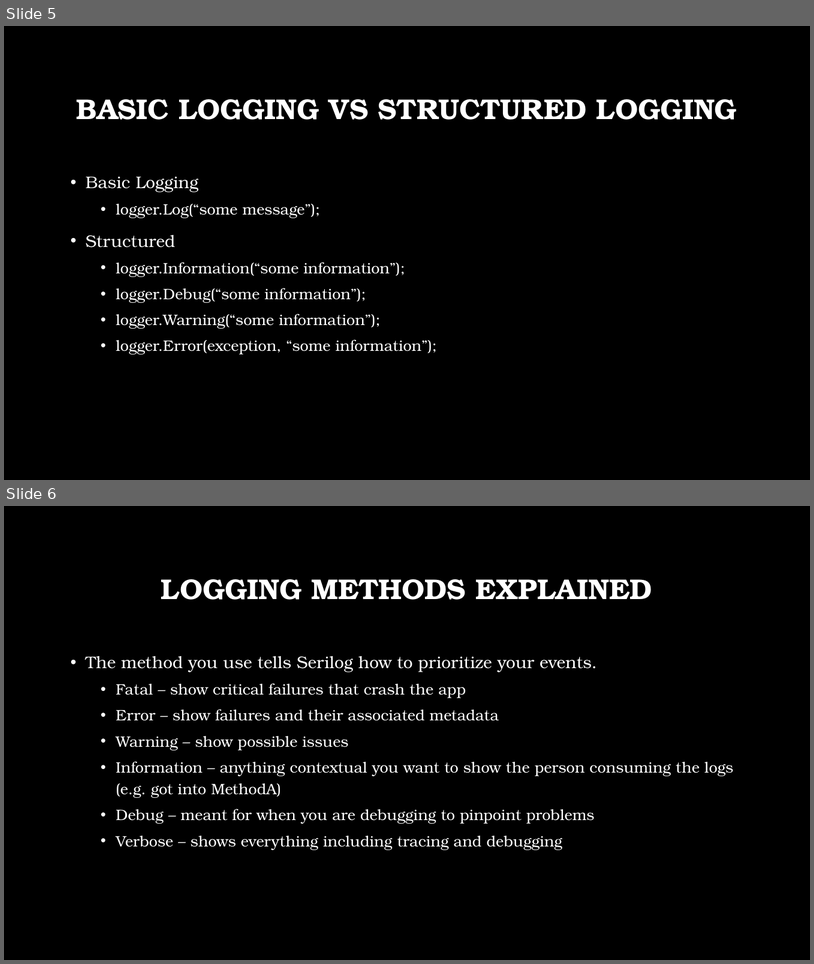
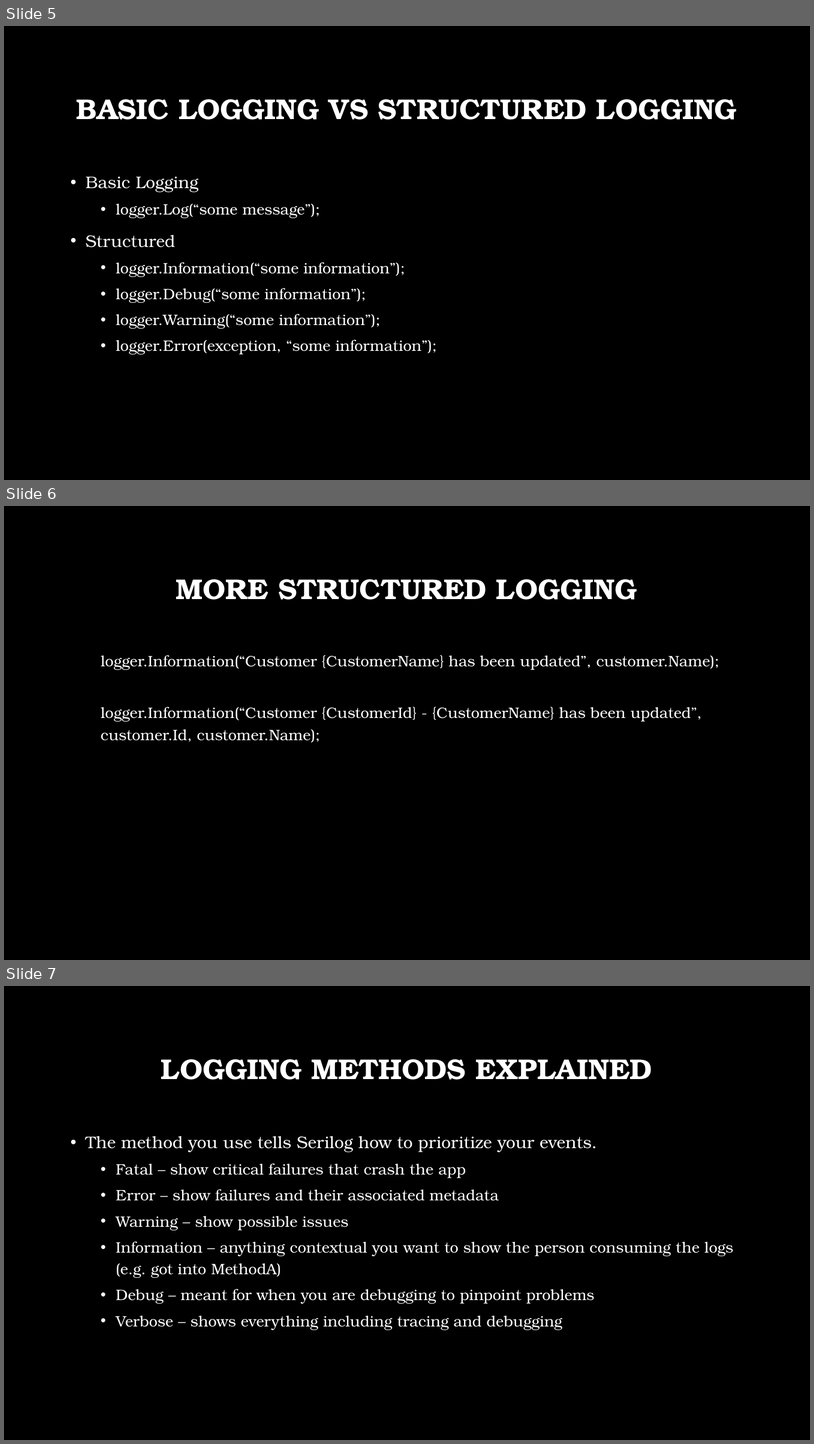
Before and after one commit to korz/SerilogLoggingAllGrownUp, a slide deck: SerilogLoggingAllGrownUp.pptx. Shown one above the other, each under a label of ours: slides 5 and 6 before the commit, slides 5, 6 and 7 after it. The pictures are 814x964 and 814x1444 pixels, drawn with LibreOffice and Linux fonts; fonts in the diff are those of the drawing; background and template pictures are left out. Boxes give left, top, right and bottom in pixels: in the first picture for what was removed or moved away, otherwise in the second. Text is boxed around its words. In the diff, an @@ line names an element or a change of style, - is before the commit and + after.

```diff
--- a/SerilogLoggingAllGrownUp.pptx
+++ b/SerilogLoggingAllGrownUp.pptx
@@ slide 6 added at box(4, 506, 810, 960), background picture (left out) @@
@@ title added at box(176, 579, 638, 600), 34 pt, text #FFFFFF, bold @@
+MORE STRUCTURED LOGGING
@@ text added at box(101, 655, 720, 742), 18 pt, text #FFFFFF @@
+  logger.Information(“Customer {CustomerName} has been updated”, customer.Name);
+  logger.Information(“Customer {CustomerId} - {CustomerName} has been updated”, customer.Id, customer.Name);
@@ what was slide 6 is now slide 7 @@
```
Also in this commit, not shown: 2 slides changed, 1 other slide added, 17 other files.
